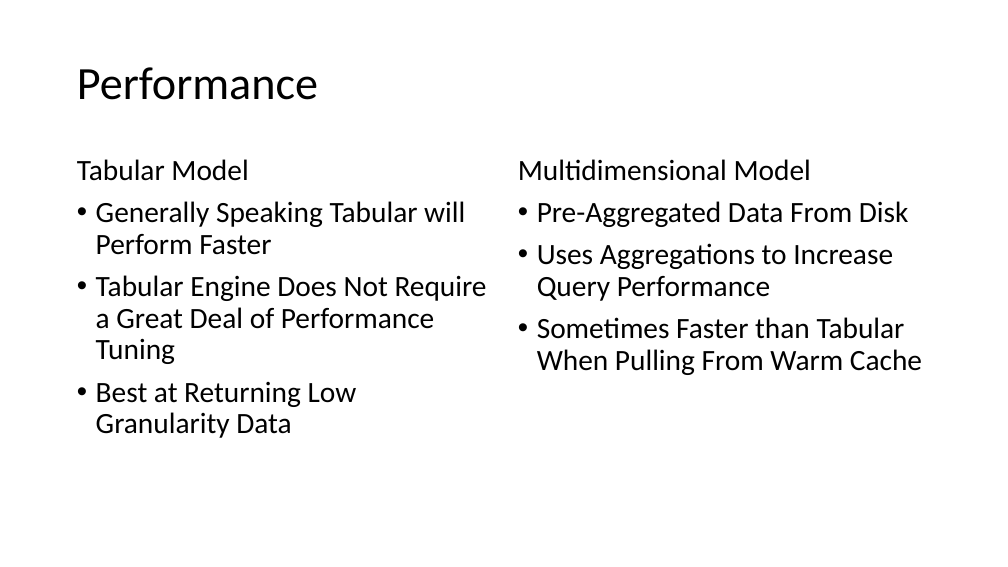
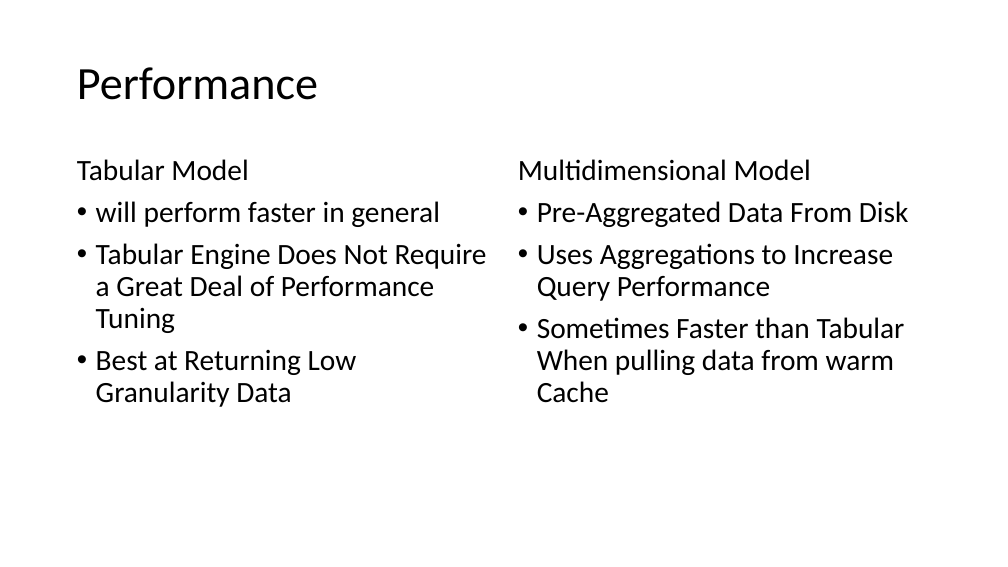
Before and after one commit to LukasSteindl/tabularmodelforfinance, a slide deck: slide 7 of Slides.pptx. Drawn at 1008x567 pixels with LibreOffice and Linux fonts; fonts in the diff are those of the drawing. Boxes give left, top, right and bottom in pixels: in the first picture for what was removed or moved away, otherwise in the second. Text is boxed around its words. In the diff, an @@ line names an element or a change of style, - is before the commit and + after.

```diff
--- a/Slides.pptx
+++ b/Slides.pptx
@@ text at [96,201,440,227]: text changed @@
-• Generally Speaking Tabular will Perform Faster
+• will perform faster in general
@@ text at [537,317,905,403]: text changed @@
-• Sometimes Faster than Tabular When Pulling From Warm Cache
+• Sometimes Faster than Tabular When pulling data from warm Cache
```
Also in this commit, not shown: 13 other slides changed, 9 slides added, 3 slides removed, 2 other files.
